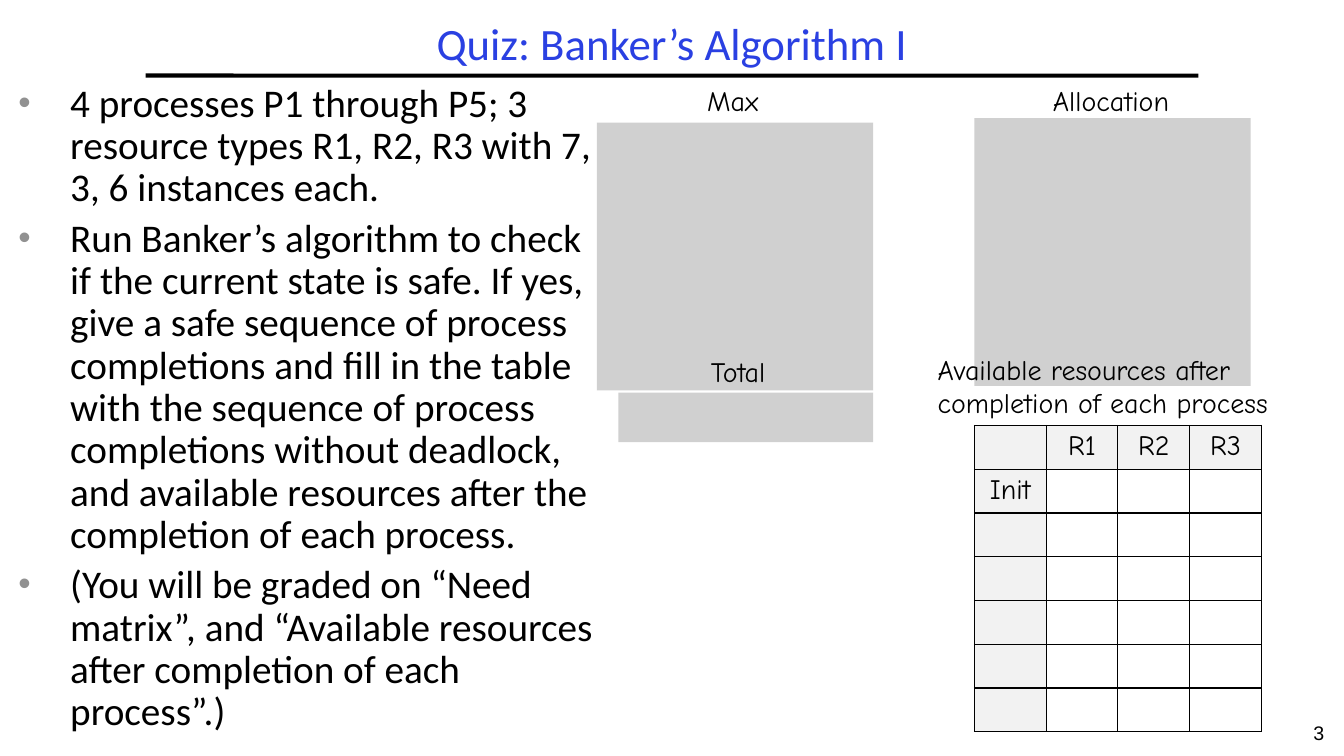
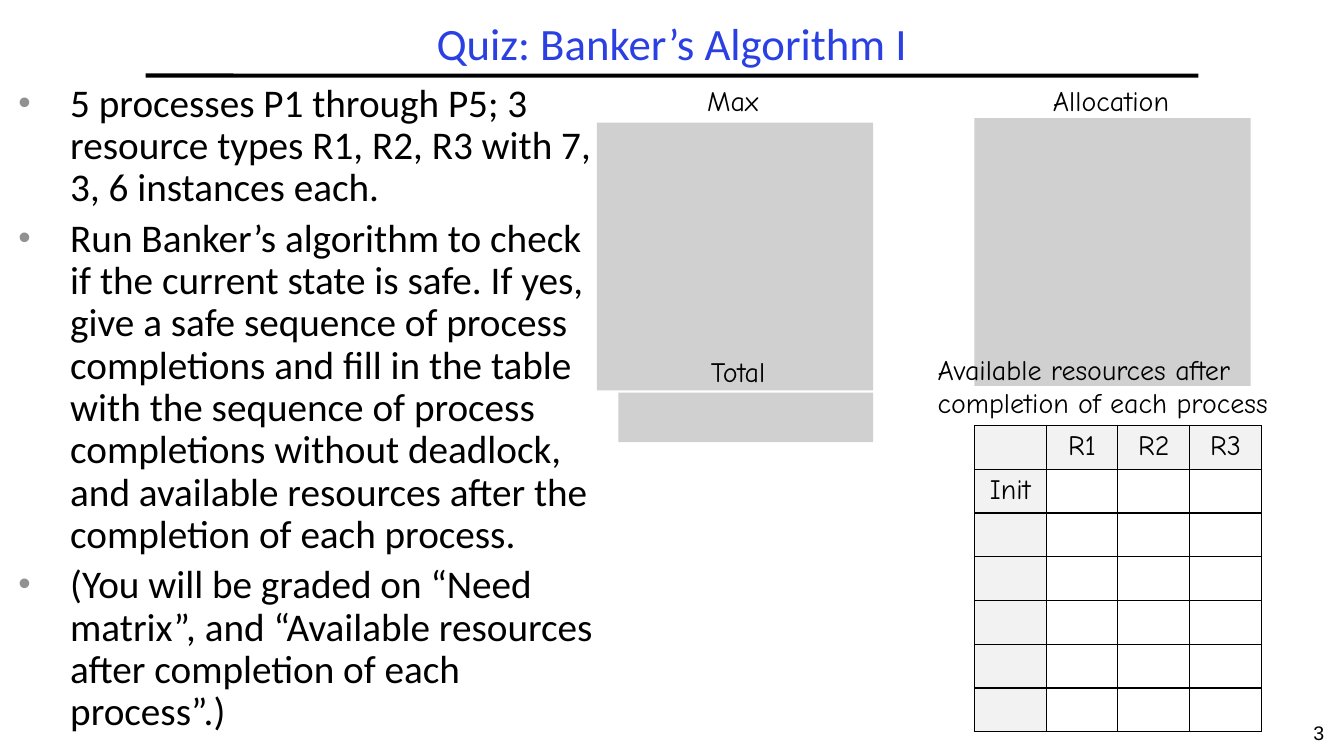
Before and after one commit to guhofstra/CSC256Fa25, a slide deck: slide 3 of PPTs/L4-Exercises ANS.pptx. Drawn at 1344x756 pixels with LibreOffice and Linux fonts; fonts in the diff are those of the drawing; grey boxes stand for pictures. Boxes give left, top, right and bottom in pixels: in the first picture for what was removed or moved away, otherwise in the second. Text is boxed around its words. In the diff, an @@ line names an element or a change of style, - is before the commit and + after.

```diff
--- a/PPTs/L4-Exercises ANS.pptx
+++ b/PPTs/L4-Exercises ANS.pptx
@@ text at (x1=70, y1=89, x2=591, y2=206): text changed @@
-• 4 processes P1 through P5; 3 resource types R1, R2, R3 with 7, 3, 6 instances each.
+• 5 processes P1 through P5; 3 resource types R1, R2, R3 with 7, 3, 6 instances each.
```
Also in this commit, not shown: 2 other files.
